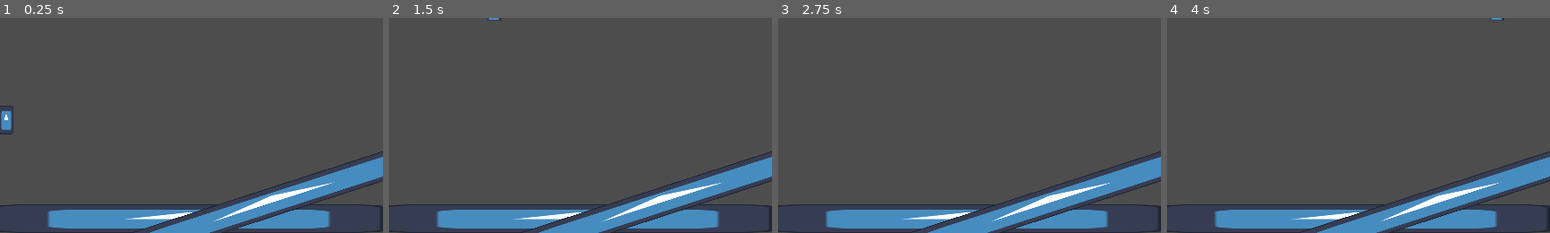
Above: before the commit, frames 1-4 (left to right).
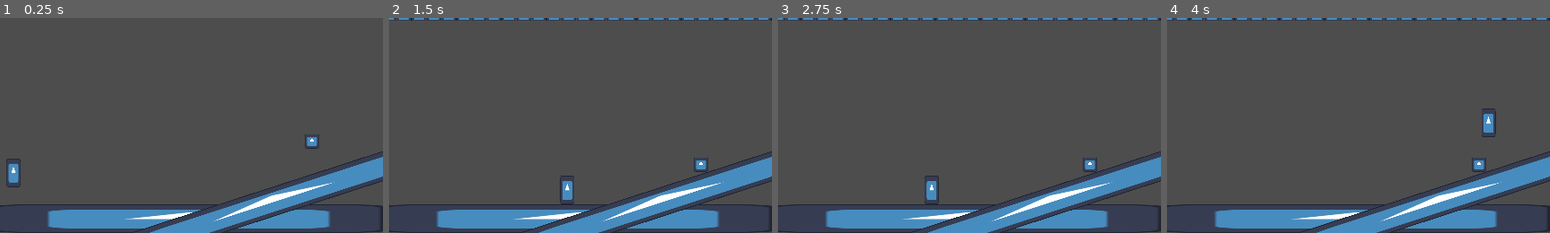
Above: after the commit, the same moments.

Repository: BisDante/venom-shadow
Game: Godot game, scene res://scenes/test_stage.tscn
The game is run twice, just before and just after one commit, with the same random seed, the same clock (stepped at 60 frames per second) and the same inputs. The engine's default icon, where the game draws it, is replaced by a stand-in: a white triangle on a blue panel in a dark square.
Inputs:
- Up to frame 1 (0.25 s): no input
- Up to frame 2 (1.5 s): tap Enter (ui_accept) at 0.5, 0.77 s; hold Right (ui_right) from 0.53 s (still down); tap A (shoot) at 0.6, 1.35 s
- Up to frame 3 (2.75 s): tap Enter (ui_accept) at 1.52 s; release Right (ui_right) at 2.03 s; hold Left (ui_left) from 2.03 s (still down); tap A (shoot) at 2.1 s
- Up to frame 4 (4 s): release Left (ui_left) at 2.78 s; hold Right (ui_right) from 2.78 s (still down); tap A (shoot) at 2.85, 3.6 s; tap Enter (ui_accept) at 3.02, 3.77 s

The runs differ from the first frame. In frame 1, 0.8% of the frame differs, in the area x 0-84%, y 40-79%; in frame 2, 1.1%; in frame 3, 1.1%, in the area x 0-100%, y 0-87%; in frame 4, 1.1%.
Error in both runs: Invalid call. Nonexistent function 'setup' in base 'Sprite2D (bullet.gd)'. (res://scripts/player.gd:68)

Commit message:
atualizou cena para a nova versão do player

Diff:
--- a/scenes/test_stage.tscn
+++ b/scenes/test_stage.tscn
@@ -1,20 +1,19 @@
-[gd_scene load_steps=4 format=3 uid="uid://bwjgucfvcv8lq"]
+[gd_scene load_steps=5 format=3 uid="uid://bwjgucfvcv8lq"]
 
 [ext_resource type="PackedScene" uid="uid://decl64rhft3v5" path="res://scenes/player.tscn" id="1_e15k8"]
 [ext_resource type="Texture2D" uid="uid://dax4srugihapr" path="res://assets/sprites/icon.svg" id="2_m04ur"]
+[ext_resource type="PackedScene" uid="uid://btpv0jw8cn8yg" path="res://scenes/test_enemy.tscn" id="3_s7ml3"]
 
 [sub_resource type="RectangleShape2D" id="RectangleShape2D_sxr5r"]
 size = Vector2(32, 32)
 
 [node name="TestStage" type="Node2D"]
 
-[node name="CharacterBody2D" parent="." instance=ExtResource("1_e15k8")]
-position = Vector2(7, 101)
-floor_snap_length = 10.0
-
 [node name="StaticBody2D" type="StaticBody2D" parent="."]
 position = Vector2(210, 224)
 scale = Vector2(14.184488, 1)
+collision_layer = 2
+collision_mask = 0
 metadata/_edit_group_ = true
 
 [node name="Sprite2D" type="Sprite2D" parent="StaticBody2D"]
@@ -28,6 +27,7 @@
 position = Vector2(304, 205)
 rotation = -0.31436878
 scale = Vector2(14.184488, 1)
+collision_layer = 2
 metadata/_edit_group_ = true
 
 [node name="Sprite2D" type="Sprite2D" parent="StaticBody2D2"]
@@ -36,3 +36,9 @@
 
 [node name="CollisionShape2D" type="CollisionShape2D" parent="StaticBody2D2"]
 shape = SubResource("RectangleShape2D_sxr5r")
+
+[node name="TestEnemy" parent="." instance=ExtResource("3_s7ml3")]
+position = Vector2(347, 117)
+
+[node name="Player" parent="." instance=ExtResource("1_e15k8")]
+position = Vector2(15, 160)
